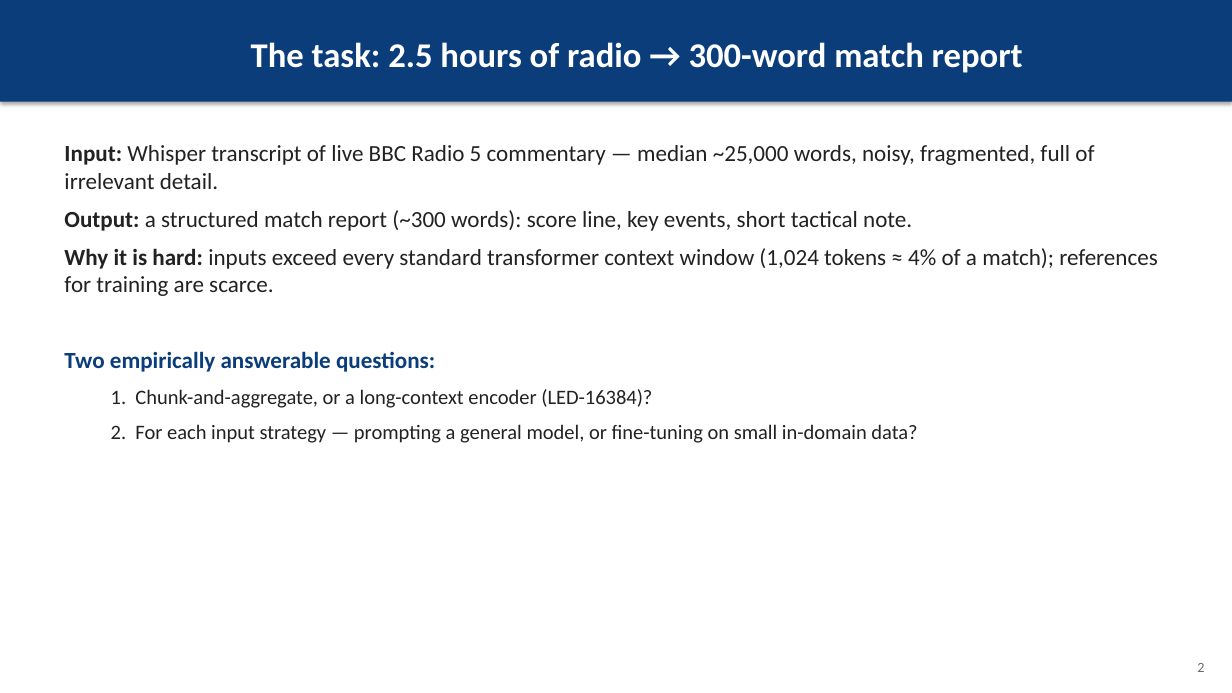
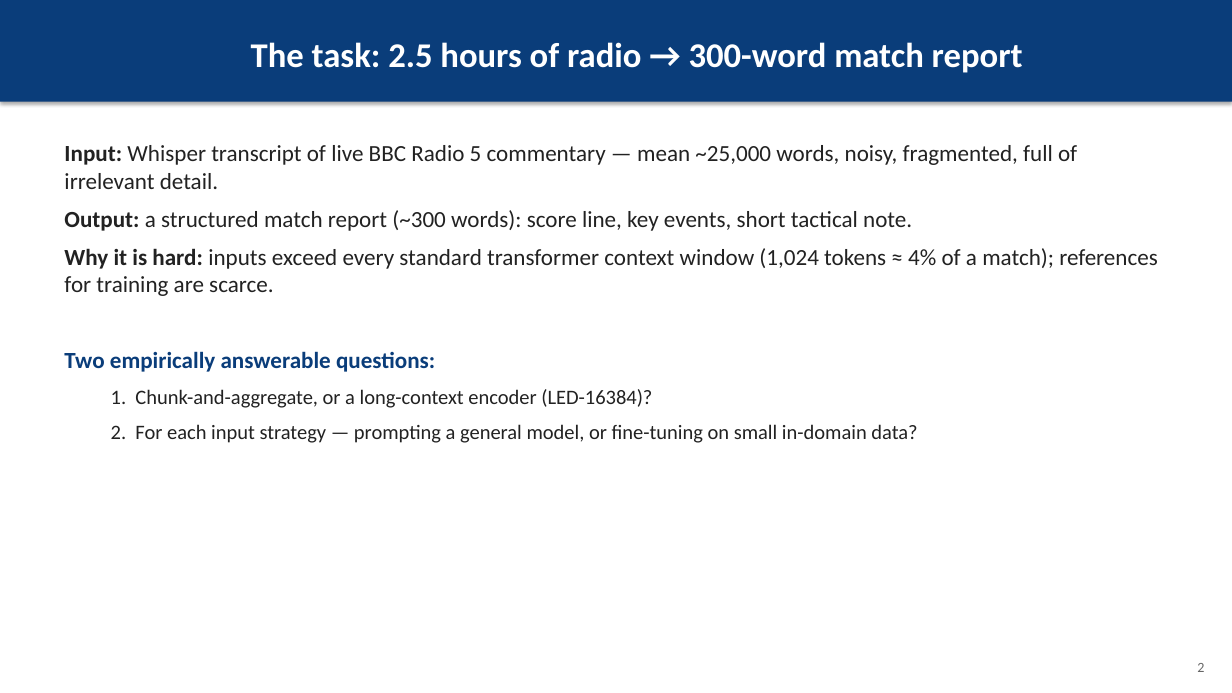
Before and after one commit to christiandalfarra/ANLP_Project, a slide deck: slide 2 of report/slides/ANLP_slides.pptx. Drawn at 1232x693 pixels with LibreOffice and Linux fonts; fonts in the diff are those of the drawing. Boxes give left, top, right and bottom in pixels: in the first picture for what was removed or moved away, otherwise in the second. Text is boxed around its words. In the diff, an @@ line names an element or a change of style, - is before the commit and + after.

```diff
--- a/report/slides/ANLP_slides.pptx
+++ b/report/slides/ANLP_slides.pptx
@@ text at [64,145,1077,189]: text changed @@
-Input: Whisper transcript of live BBC Radio 5 commentary — median ~25,000 words, noisy, fragmented, full of irrelevant detail.
+Input: Whisper transcript of live BBC Radio 5 commentary — mean ~25,000 words, noisy, fragmented, full of irrelevant detail.
```
Also in this commit, not shown: 2 other slides changed, 2 other files.
